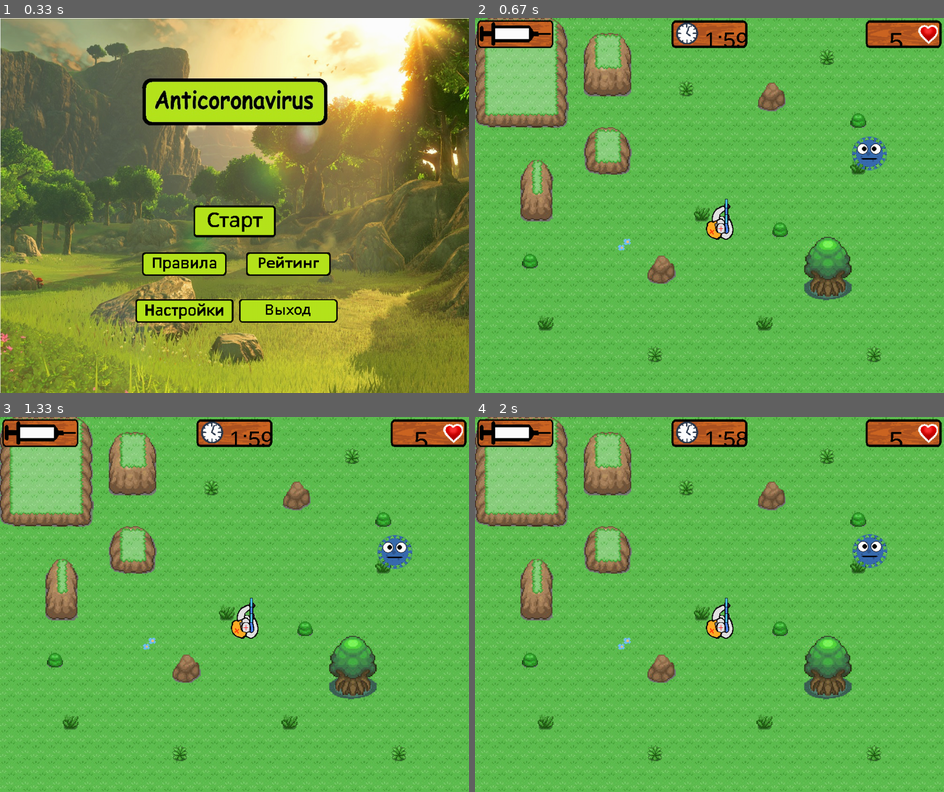
Above: before the commit, frames 1-4 (two rows, left to right).
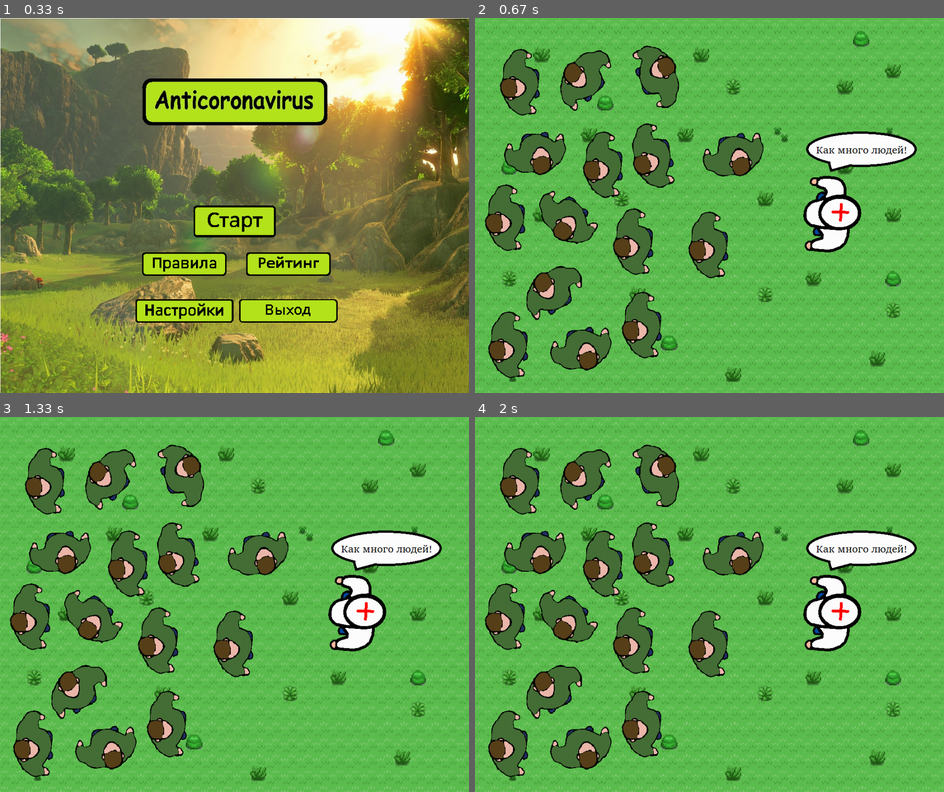
Above: after the commit, the same moments.

Repository: kotosusl/Pygame_project
Game: pygame game, started from main.py
Two runs of this game, one before a commit and one after it. Both use one fixed random seed, a clock stepped at 60 frames per second and the inputs below.
Inputs (mouse positions are in pixels of both pictures, inside the frame that each line leads up to):
- Up to frame 1 (0.33 s): no input
- Up to frame 2 (0.67 s): click (709, 205) at 0.38 s
- Up to frame 3 (1.33 s): no input
- Up to frame 4 (2 s): no input

Frame 1 is identical in both runs. In frame 2, 39% of the frame differs, in the area x 0-100%, y 0-100%; in frame 3, 39%; in frame 4, 39%.

Commit message:
почти кат сцена

Diff:
--- /dev/null
+++ b/Cut_scene.py
@@ -0,0 +1,71 @@
+import pygame
+from load_image import load_image
+from befor_init import screen
+
+
+def play_cut_scene():
+
+    new_viruses = pygame.USEREVENT + 2
+    doctor_timer = pygame.USEREVENT + 3
+    end_cut_scene = pygame.USEREVENT + 4
+    pygame.time.set_timer(doctor_timer, 2000)
+    pygame.time.set_timer(new_viruses, 3000)
+    pygame.time.set_timer(end_cut_scene, 15000)
+    talking = pygame.mixer.Sound('sounds/Talking.wav')
+    fon_image = pygame.transform.scale(load_image('cut_scene\\fon.png'), (1000, 800))
+    viruses = load_image('cut_scene\\viruses0.png', -1)
+    doctor = load_image('cut_scene\\doctor1.png', -1)
+    fon_image.blit(viruses, (212 - viruses.get_rect().w // 2, 405 - viruses.get_rect().h // 2))
+    doctor_x = 700
+    fon_image.blit(doctor, (doctor_x, 500 - doctor.get_rect().h))
+    move_doctor = False
+    doctor_route = 0
+    doctor_x = 700
+    talking.play()
+    count_images = 1
+    doctor_state = 2
+    while True:
+        events = pygame.event.get()
+        for event in events:
+            if event.type == pygame.QUIT:
+                talking.stop()
+                return False
+            if event.type == new_viruses:
+                pygame.time.set_timer(new_viruses, 1000)
+                fon_image = pygame.transform.scale(load_image('cut_scene\\fon.png'), (1000, 800))
+                viruses = load_image(f'cut_scene\\viruses{count_images}.png')
+                fon_image.blit(viruses, (300 - viruses.get_rect().w // 2, 405 - viruses.get_rect().h // 2))
+                fon_image.blit(doctor, (doctor_x, 500 - doctor.get_rect().h))
+                count_images += 1
+                if count_images == 8:
+                    pygame.time.set_timer(new_viruses, 0)
+            if event.type == doctor_timer:
+                if doctor_state == 4:
+                    doctor = load_image('cut_scene\\doctor2.png', -1)
+                    pygame.time.set_timer(doctor_timer, 0)
+                    move_doctor = True
+                else:
+                    doctor = load_image(f'cut_scene\\doctor{doctor_state}.png', -1)
+                    if doctor_state == 2:
+                        pygame.time.set_timer(doctor_timer, 2500)
+                    elif doctor_state == 3:
+                        pygame.time.set_timer(doctor_timer, 3000)
+                    doctor_state += 1
+
+                fon_image = pygame.transform.scale(load_image('cut_scene\\fon.png'), (1000, 800))
+                fon_image.blit(viruses, (300 - viruses.get_rect().w // 2, 405 - viruses.get_rect().h // 2))
+                fon_image.blit(doctor, (doctor_x, 500 - doctor.get_rect().h))
+            if event.type == end_cut_scene:
+                return True
+        if move_doctor:
+            if doctor_route != 180:
+                doctor_route = (doctor_route + 1) % 360
+                doctor = pygame.transform.rotate(load_image('cut_scene\\doctor2.png', -1), doctor_route)
+            else:
+                doctor_x += 1
+
+            fon_image = pygame.transform.scale(load_image('cut_scene\\fon.png'), (1000, 800))
+            fon_image.blit(viruses, (300 - viruses.get_rect().w // 2, 405 - viruses.get_rect().h // 2))
+            fon_image.blit(doctor, (doctor_x, 500 - doctor.get_rect().h))
+        screen.blit(fon_image, (0, 0))
+        pygame.display.flip()
--- a/Settings.py
+++ b/Settings.py
@@ -16,9 +16,9 @@
         SettingsWindow.CUT_SCENE = cut_scene
         self.image = SettingsWindow.image.copy()
         self.rect = self.image.get_rect()
-        Buttons('up', 500, 525, buttons_sprites_settings)
-        Buttons('down', 500, 575, buttons_sprites_settings)
-        Buttons('cut-scene', 500, 325, buttons_sprites_settings)
+        Buttons(cut_scene, 'up', 500, 525, buttons_sprites_settings)
+        Buttons(cut_scene, 'down', 500, 575, buttons_sprites_settings)
+        Buttons(cut_scene, 'cut-scene', 500, 325, buttons_sprites_settings)
         self.font = pygame.font.SysFont('sans serif', 50)
 
     def update(self, *args) -> None:
@@ -37,14 +37,17 @@
               load_image('button_cut_scene_true.png', -1),
               load_image('button_cut_scene_false.png', -1)]
 
-    def __init__(self, btn_type, x, y, *group):
+    def __init__(self, cut_scene, btn_type, x, y, *group):
         super(Buttons, self).__init__(*group)
         if btn_type == 'up':
             self.image = Buttons.images[0]
         elif btn_type == 'down':
             self.image = Buttons.images[2]
         else:
-            self.image = Buttons.images[4]
+            if cut_scene:
+                self.image = Buttons.images[4]
+            else:
+                self.image = Buttons.images[5]
         self.rect = self.image.get_rect()
         self.rect.x = x
         self.rect.y = y
--- a/main.py
+++ b/main.py
@@ -10,6 +10,7 @@
 from random import randint
 from StartMenu import print_menu
 from EndMenu import print_end_menu
+from Cut_scene import play_cut_scene
 
 # 0 - в игровом меню
 # 1 - игра начата и на первом уровне
@@ -85,7 +86,17 @@
         pygame.time.set_timer(MYEVENTTYPE, 1000)
         timer = Timer(all_sprites)
         health = Health(player_mask, all_sprites)
-        running = True
+
+        if cut_scene:
+            pygame.mixer.music.pause()
+            print_cut_scene = play_cut_scene()
+            pygame.mixer.music.unpause()
+            if print_cut_scene:
+                running = True
+            else:
+                running = False
+        else:
+            running = True
 
         while running:
             for event in pygame.event.get():
Binary file added: data/cut_scene/doctor.png
Binary file added: data/cut_scene/doctor1.png
Binary file added: data/cut_scene/doctor2.png
Binary file added: data/cut_scene/doctor3.png
Binary file added: data/cut_scene/fon.png
Binary file added: data/cut_scene/viruses0.png
Binary file added: data/cut_scene/viruses1.png
Binary file added: data/cut_scene/viruses2.png
Binary file added: data/cut_scene/viruses3.png
Binary file added: data/cut_scene/viruses4.png
Binary file added: data/cut_scene/viruses5.png
Binary file added: data/cut_scene/viruses6.png
(and 1 more such lines)
